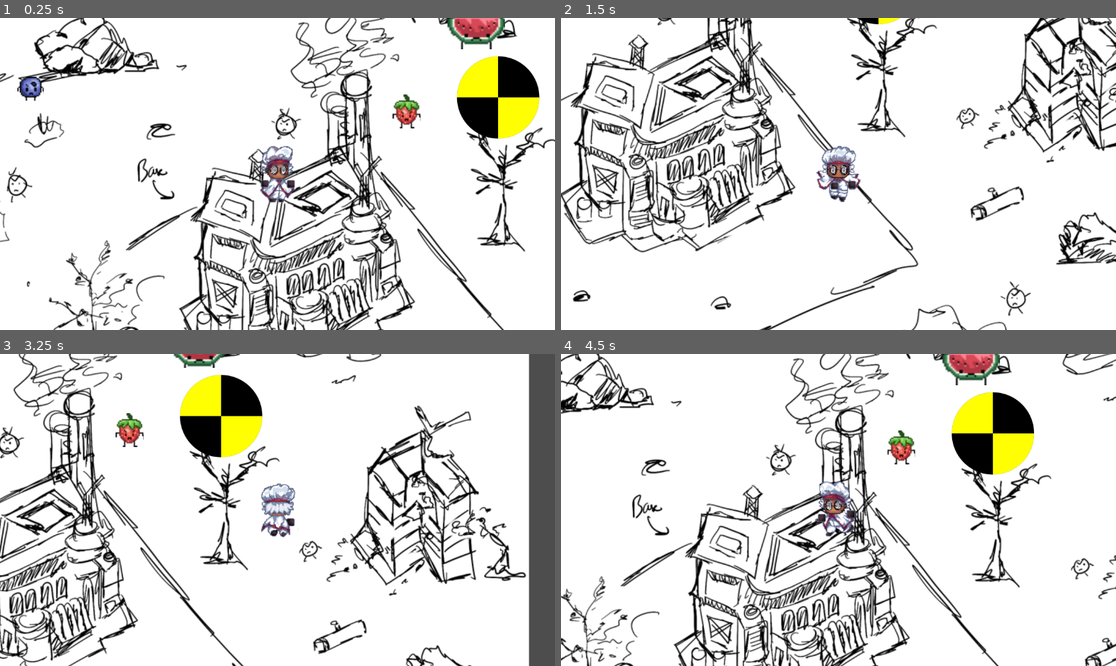
Above: before the commit, frames 1-4 (two rows, left to right).
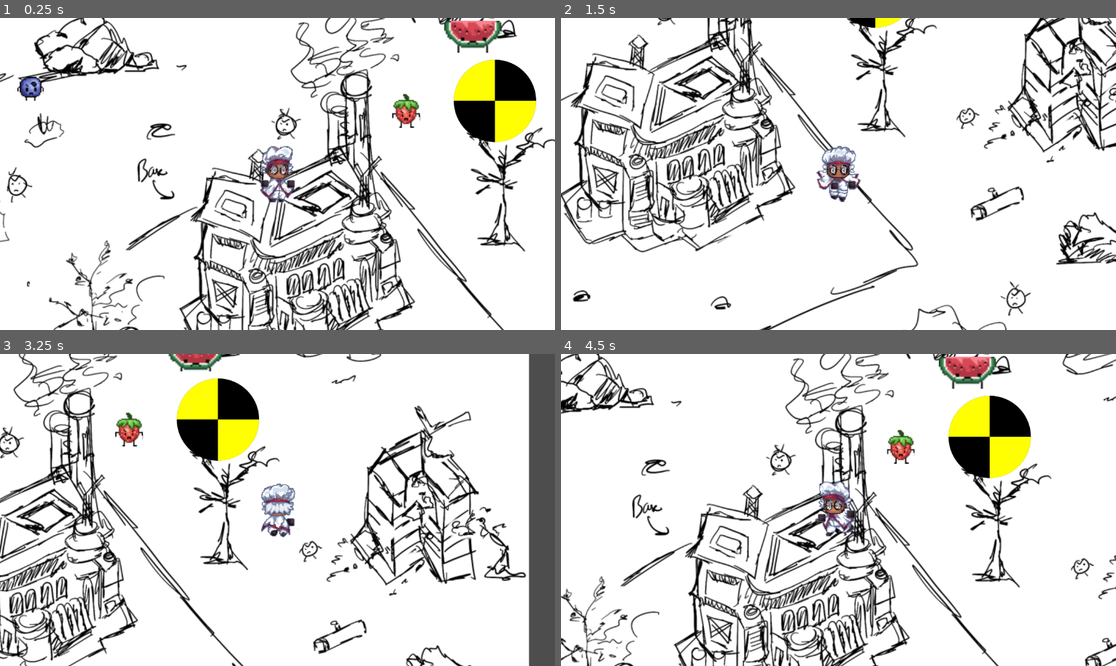
Above: after the commit, the same moments.

Repository: RashmitShrestha/gmo
Game: Godot game, scene res://scenes/game_area.tscn
The game is run twice, just before and just after one commit, with the same random seed, the same clock (stepped at 60 frames per second) and the same inputs.
Inputs (mouse positions are in pixels of both pictures, inside the frame that each line leads up to):
- Up to frame 1 (0.25 s): no input
- Up to frame 2 (1.5 s): move the mouse to (594, 89) at 0.52 s; press the mouse at (594, 89) at 0.53 s; hold D (right) 0.53-1.28 s; move the mouse to (866, 30) at 1.27 s; release the mouse at (866, 30) at 1.28 s; hold S (down) from 1.28 s (still down); tap Shift (shift) at 1.35 s
- Up to frame 3 (3.25 s): move the mouse to (333, 441) at 2.02 s; release S (down) at 2.03 s; press the mouse at (333, 441) at 2.03 s; hold D (right) 2.03-2.78 s; move the mouse to (249, 572) at 2.77 s; release the mouse at (249, 572) at 2.78 s; hold W (up) from 2.78 s (still down); tap Shift (shift) at 2.85 s
- Up to frame 4 (4.5 s): move the mouse to (688, 447) at 3.52 s; release W (up) at 3.53 s; press the mouse at (688, 447) at 3.53 s; hold A (left) from 3.53 s (still down); move the mouse to (760, 388) at 4.27 s; release the mouse at (760, 388) at 4.28 s; tap Shift (shift) at 4.35 s

The runs differ from the first frame. In frame 1, 1.8% of the frame differs, in the area x 70-98%, y 0-40%; in frame 2, 0.1%; in frame 3, 1.5%; in frame 4, 1.8%.

Commit message:
added enemy drop sprites

Diff:
--- a/gmo/scenes/game_area.tscn
+++ b/gmo/scenes/game_area.tscn
@@ -8,7 +8,6 @@
 [ext_resource type="PackedScene" uid="uid://bpmfnh2gfepdb" path="res://scenes/watermelon.tscn" id="5_uy78w"]
 [ext_resource type="PackedScene" uid="uid://ctsmh36aqyq5t" path="res://scenes/strawberry.tscn" id="6_copoj"]
 [ext_resource type="Script" uid="uid://bquw4773xgiaq" path="res://scripts/characters/character.gd" id="6_x48u6"]
-[ext_resource type="PackedScene" uid="uid://c7ktnfe0qmnnc" path="res://scenes/pomegranate.tscn" id="7_copoj"]
 
 [sub_resource type="Curve" id="Curve_gdmpp"]
 _limits = [0.0, 3500.0, 0.0, 1.0]
@@ -64,9 +63,6 @@
 [node name="Strawberry" parent="." instance=ExtResource("6_copoj")]
 position = Vector2(1692, -78)
 
-[node name="Pomegranate" parent="." instance=ExtResource("7_copoj")]
-position = Vector2(1692, -78)
-
 [node name="Dummy5" type="CharacterBody2D" parent="."]
 z_index = 1
 position = Vector2(1692, -78)
Binary file added: gmo/assets/enemy_drops/juice.png
Binary file added: gmo/assets/enemy_drops/pulp.png
Not shown: 1 places in gmo/scenes/game_area.tscn that only renumber resources
Not shown, changed: .DS_Store
Not shown, changed: gmo/.DS_Store
Not shown, changed: gmo/assets/.DS_Store
